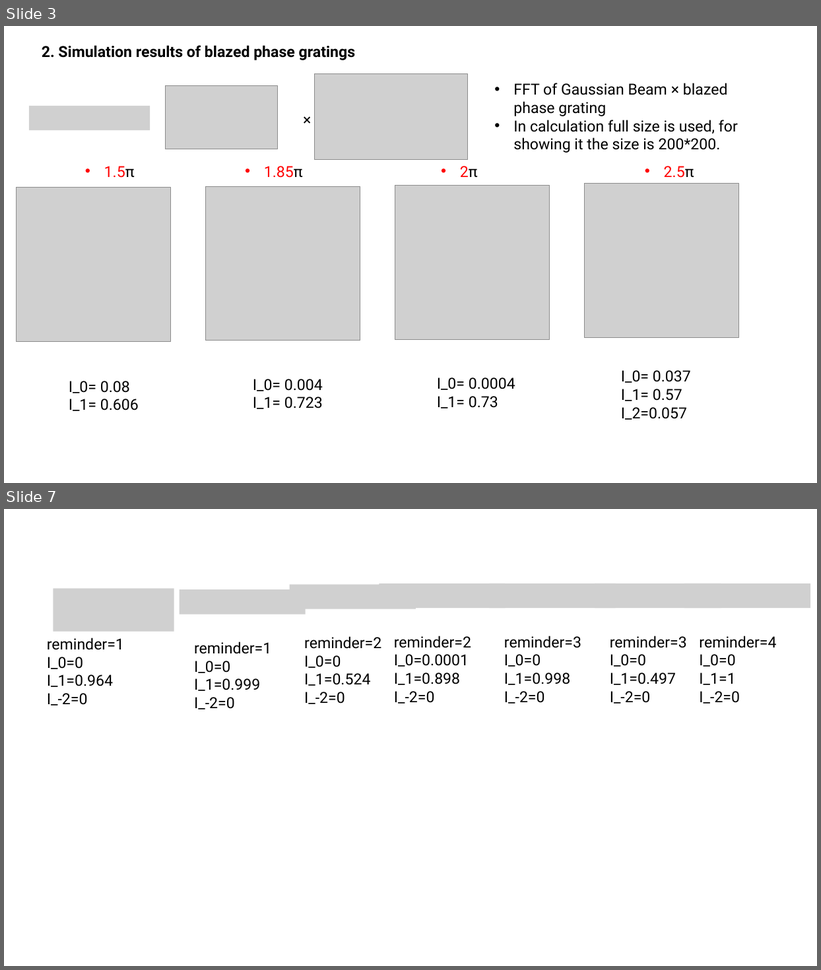
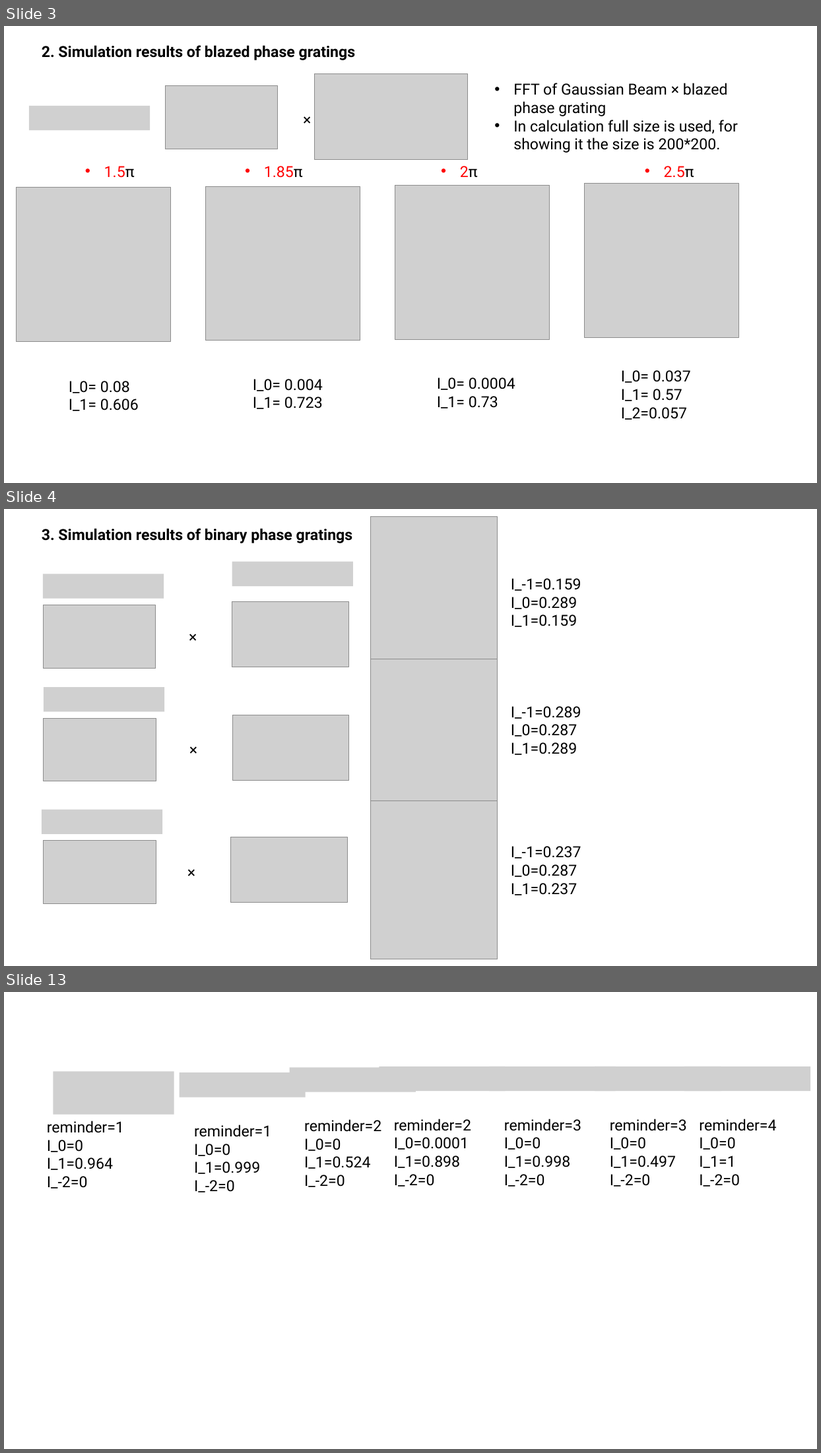
Before and after one commit to SSSSSGGGGGG/Computer-Generate-Hologram, a slide deck: Simulation of phase gratings_not 2pi.pptx. Shown one above the other, each under a label of ours: slides 3 and 7 before the commit, slides 3, 4 and 13 after it; the slides between them are not shown. The pictures are 821x970 and 821x1453 pixels, drawn with LibreOffice and Linux fonts; fonts in the diff are those of the drawing; grey boxes stand for pictures. Boxes give left, top, right and bottom in pixels: in the first picture for what was removed or moved away, otherwise in the second. Text is boxed around its words. In the diff, an @@ line names an element or a change of style, - is before the commit and + after.

```diff
--- a/Simulation of phase gratings_not 2pi.pptx
+++ b/Simulation of phase gratings_not 2pi.pptx
@@ slide 4 added at (4,509,817,966), background #FFFFFF @@
@@ text added at (42,528,353,543), 18 pt, text #000000, bold @@
+3. Simulation results of binary phase gratings
@@ picture added at (370,517,498,675) @@
@@ picture added at (232,561,353,586) @@
@@ picture added at (43,574,164,599) @@
@@ text added at (511,578,582,627), 18 pt, text #000000 @@
+I_-1=0.159
+I_0=0.289
+I_1=0.159
@@ picture added at (43,605,155,668) @@
@@ picture added at (232,601,349,667) @@
@@ text added at (183,625,207,649), 18 pt, text #000000 @@
+×
@@ picture added at (370,659,498,818) @@
@@ picture added at (44,687,164,712) @@
@@ text added at (511,706,582,755), 18 pt, text #000000 @@
+I_-1=0.289
+I_0=0.287
+I_1=0.289
@@ picture added at (44,718,156,782) @@
@@ picture added at (233,715,349,780) @@
@@ text added at (184,738,207,762), 18 pt, text #000000 @@
+×
@@ picture added at (370,801,498,960) @@
@@ picture added at (42,810,162,834) @@
@@ picture added at (44,841,156,904) @@
@@ picture added at (231,838,347,903) @@
@@ text added at (182,859,205,884), 18 pt, text #000000 @@
+×
@@ text added at (511,846,582,896), 18 pt, text #000000 @@
+I_-1=0.237
+I_0=0.287
+I_1=0.237
@@ what was slide 7 is now slide 13 @@
```
Also in this commit, not shown: 4 slides changed, 5 other slides added, 24 other files.
